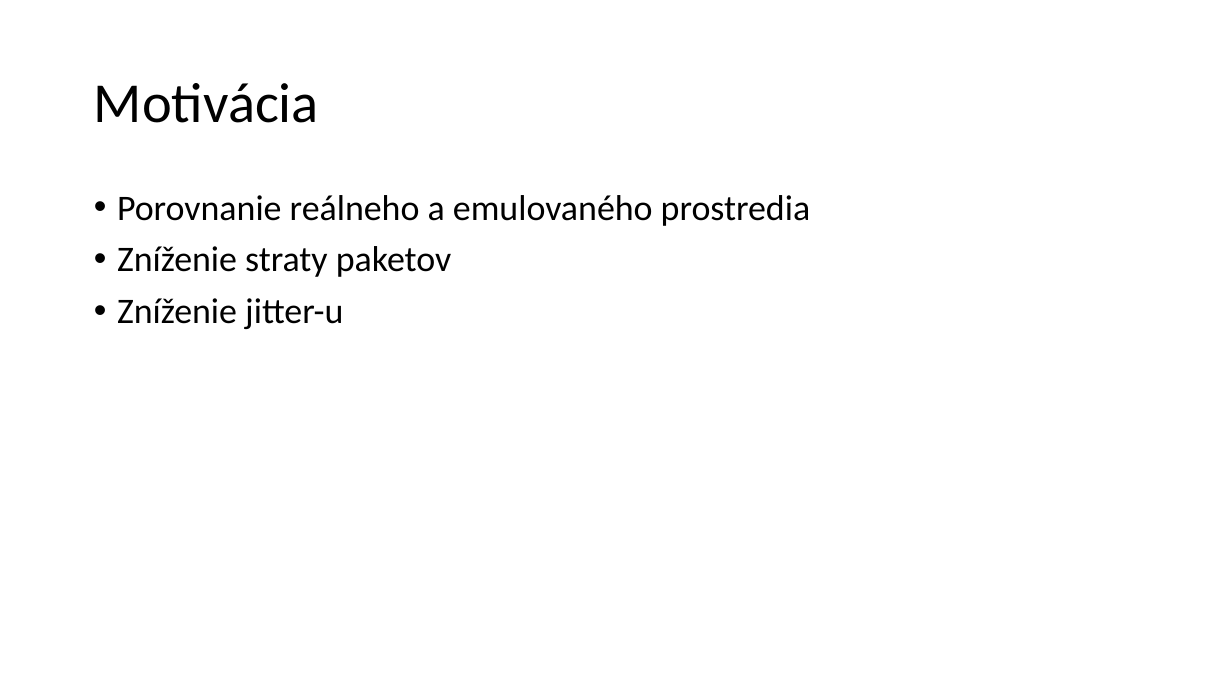
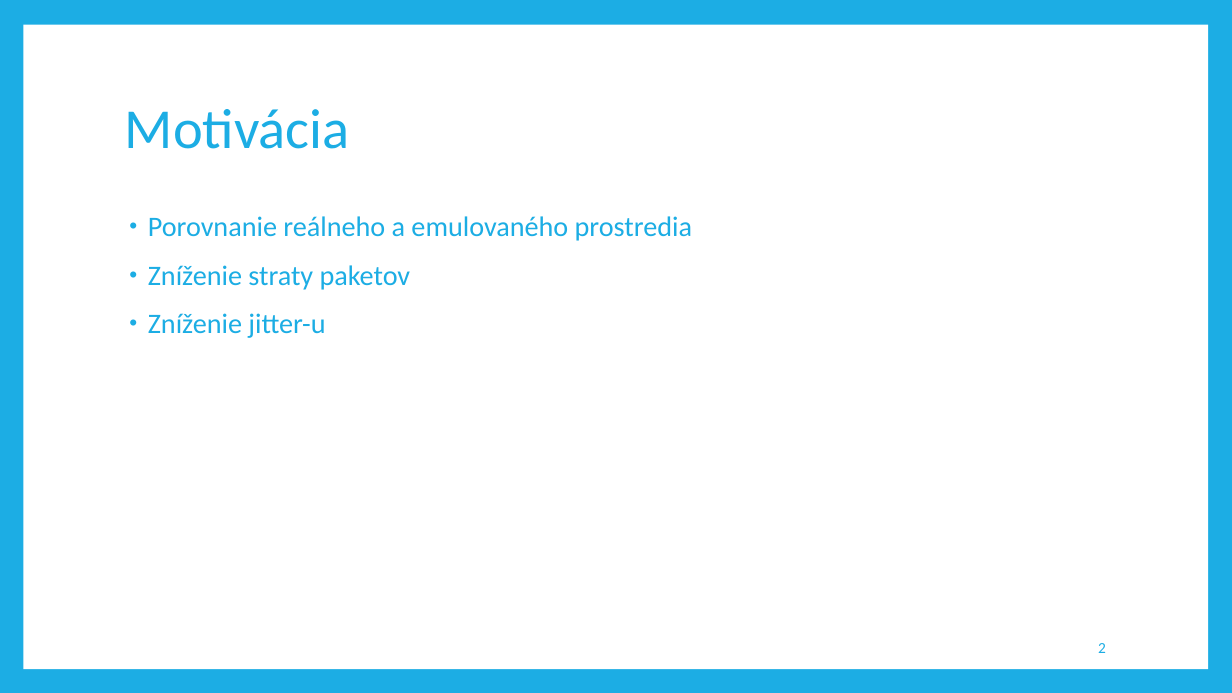
Before and after one commit to aks-2017/semestralne-zadania-semestralne-zadanie-72229-72280-72424, a slide deck: slide 2 of docs/prezentacia.pptx. Drawn at 1232x693 pixels with LibreOffice and Linux fonts; fonts in the diff are those of the drawing. Boxes give left, top, right and bottom in pixels: in the first picture for what was removed or moved away, otherwise in the second. Text is boxed around its words. In the diff, an @@ line names an element or a change of style, - is before the commit and + after.

Commit message:
Add names and theme to prezentacia.pptx

```diff
--- a/docs/prezentacia.pptx
+++ b/docs/prezentacia.pptx
@@ background #FFFFFF to #1CADE4 @@
@@ rectangle added at bbox=[23, 25, 1208, 669], fill #FFFFFF @@
@@ title "Motivácia": place and size @@
-title "Motivácia" at bbox=[94, 83, 319, 123]
+title "Motivácia" at bbox=[125, 109, 350, 149]
@@ title "Motivácia" at bbox=[125, 109, 350, 149]: text colour #000000 to #1CADE4 @@
@@ text "Porovnanie reálneho a emulovaného prostredia": place and size @@
-text "Porovnanie reálneho a emulovaného prostredia" at bbox=[117, 195, 811, 329]
+text "Porovnanie reálneho a emulovaného prostredia" at bbox=[148, 216, 692, 338]
@@ text "Porovnanie reálneho a emulovaného prostredia" at bbox=[148, 216, 692, 338]: size 28 to 22 pt, text colour #000000 to #1CADE4; indent changed; more space between paragraphs @@
@@ page number added at bbox=[1098, 643, 1106, 653], 12 pt, text #1CADE4 @@
+2
```
Also in this commit, not shown: 9 other slides changed.
